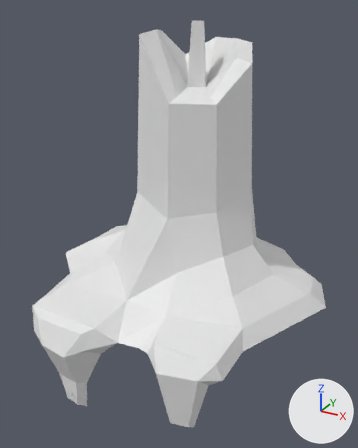
A saved change to the FBX model Assets/Assetpacks/PolygonFantasyKingdom/Models/SM_Prop_Candle_Melted_04.fbx.
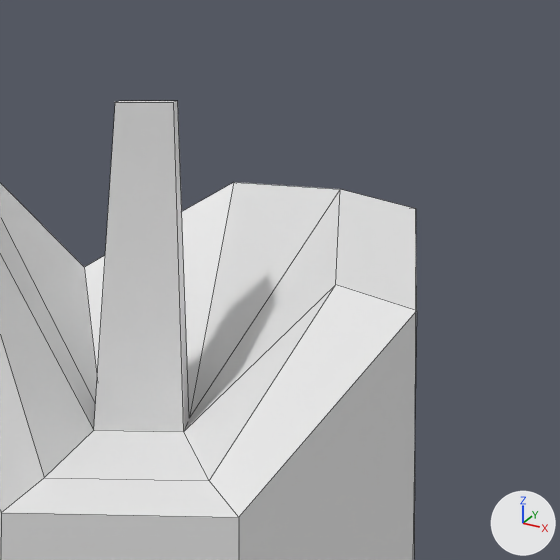
Each version is shown whole from a camera (50 mm lens) standing at (0.1324, -0.2405, 0.1613) and looking at (0.0015, -0.0026, 0.0424), then close up on the part from 47% to 79% of the width and 0% to 25% of the height. The lights are fixed; the arrows at lower right show +X, +Y and +Z. The close-ups show mesh edges as thin lines. Materials are left out; every surface is plain grey. Where no turn or scale is listed for an object, it has been applied to the vertices.

Objects in the first close-up: 'SM_Prop_Candle_Melted_04'.
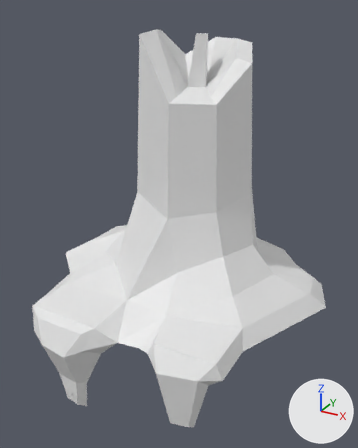
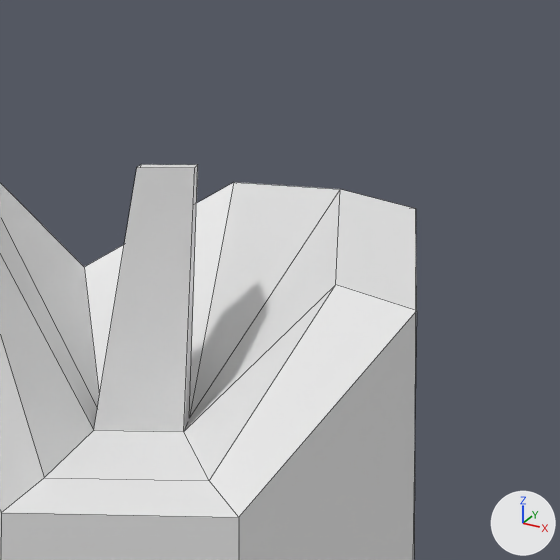
The newer file is also turned or shifted as a whole; pictures and numbers use the older file's frame.

Pixel boxes [x1, y1, x2, y2] of what changed, in the close-ups (560 x 560 px; the box of a moved part takes in the faces that stretch with it):
'SM_Prop_Candle_Melted_04', reshaped
    before: [0, 101, 417, 560]
    after: [0, 164, 417, 560]
part 1 of me_mesh, moved or reshaped
    before: [94, 101, 189, 431]
    after: [94, 164, 198, 431]

The change, as a diff of the scene's bpy script:
```diff
--- a/Assets/Assetpacks/PolygonFantasyKingdom/Models/SM_Prop_Candle_Melted_04.fbx.py
+++ b/Assets/Assetpacks/PolygonFantasyKingdom/Models/SM_Prop_Candle_Melted_04.fbx.py
@@ me_mesh @@
 me_mesh.from_pydata(...)  # 108 vertices, 119 faces; spans x -0.092..0.089, y -0.083..0.083, z -0.053..0.154
 # used by ob_sm_prop_candle_melted_04; location = (0.0, 0.0, 0.0)
 # before: 26 (0.007, 0.014, 0.154) at pixel (177, 100), 27 (0.002, 0.012, 0.154) at pixel (120, 100), 28 (0.004, 0.006, 0.154) at pixel (115, 102), 29 (0.01, 0.009, 0.154) at pixel (173, 102)
+# me_mesh part 1
+for i in [*range(26, 30)]: me_mesh.vertices[i].co += Vector((0.001, 0.003, -0.006))
```
